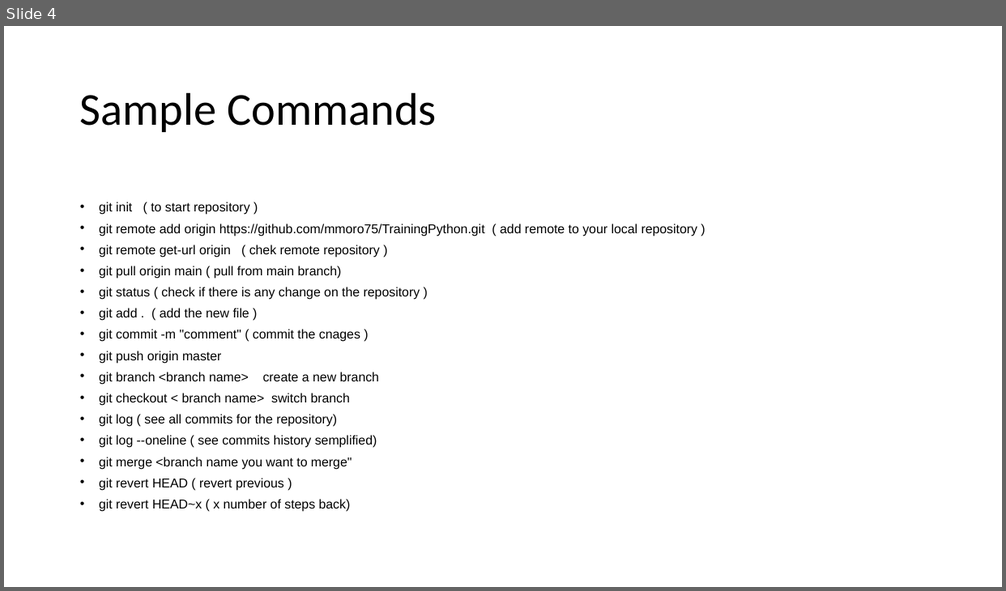
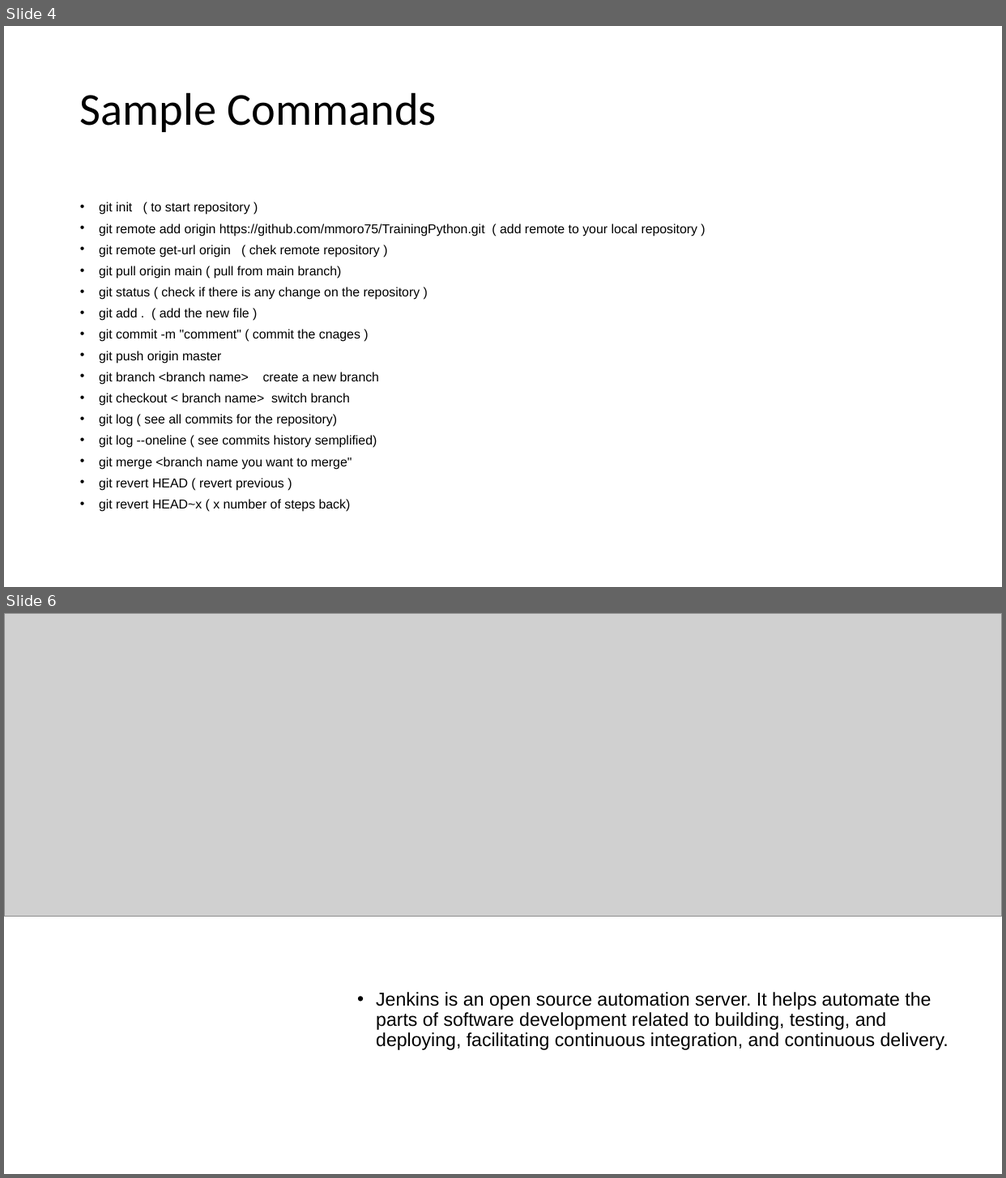
Before and after one commit to mmoro75/TrainingPython, a slide deck: GIT_Presentation.pptx. Shown one above the other, each under a label of ours: slide 4 before the commit, slides 4 and 6 after it; the slides between them are not shown. The pictures are 1006x591 and 1006x1178 pixels, drawn with LibreOffice and Linux fonts; fonts in the diff are those of the drawing; grey boxes stand for pictures. Boxes give left, top, right and bottom in pixels: in the first picture for what was removed or moved away, otherwise in the second. Text is boxed around its words. In the diff, an @@ line names an element or a change of style, - is before the commit and + after.

```diff
--- a/GIT_Presentation.pptx
+++ b/GIT_Presentation.pptx
@@ slide 6 added at (4,613,1002,1174), background #FFFFFF @@
@@ picture added at (4,613,1002,917) @@
@@ text added at (376,992,948,1050), 18 pt, text #000000 @@
+• Jenkins is an open source automation server. It helps automate the parts of software development related to building, testing, and deploying, facilitating continuous integration, and continuous delivery.
```
Also in this commit, not shown: 1 slide changed, 4 other slides added, 1 other file.
